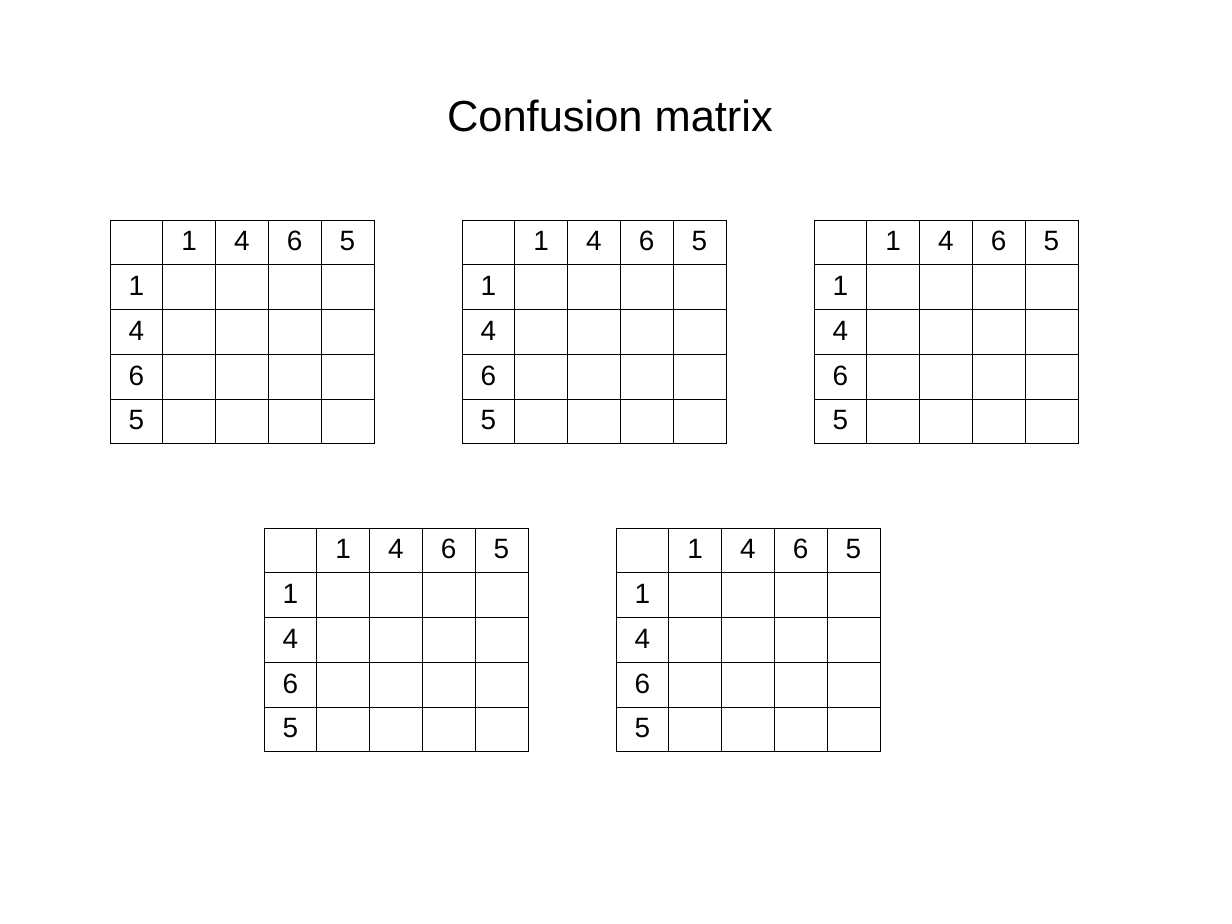
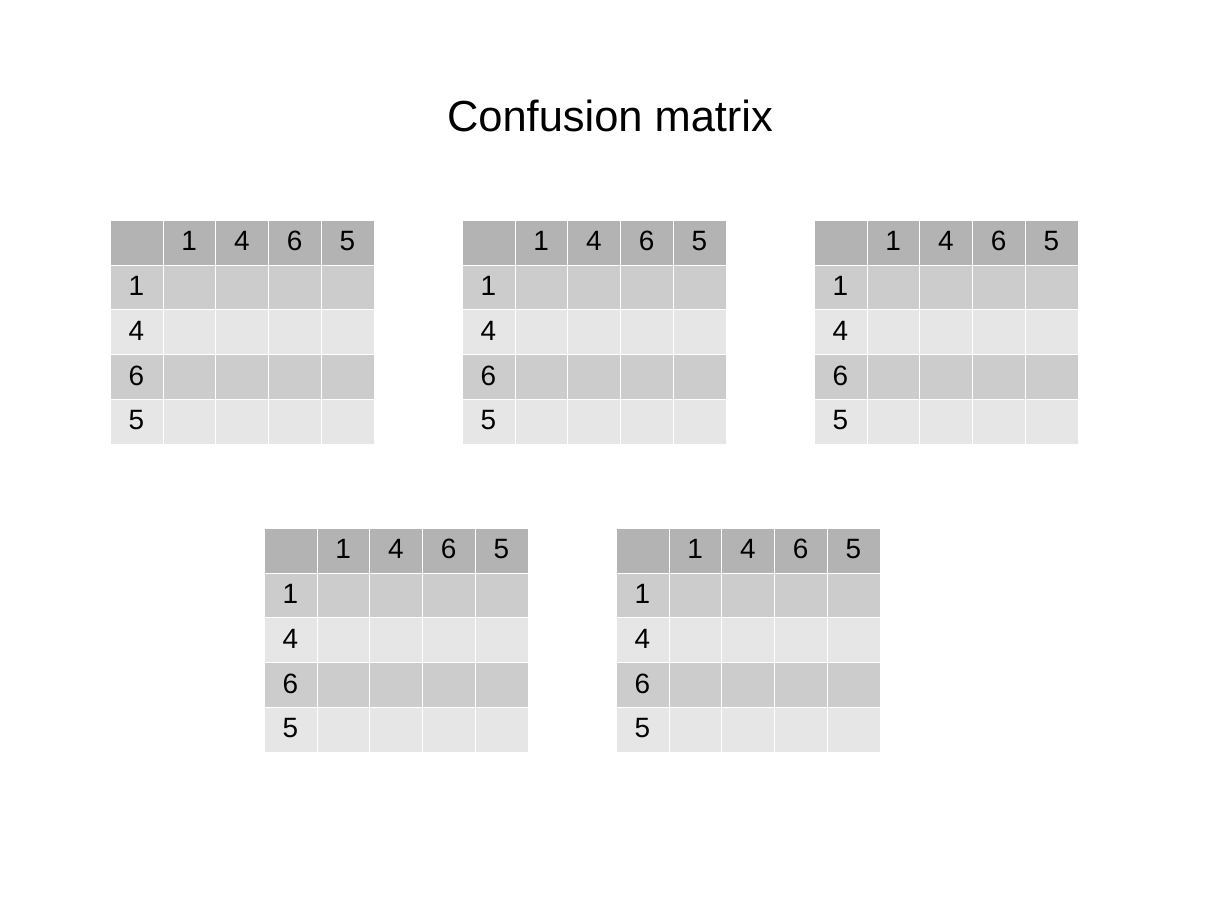
Before and after one commit to HannahSyrek/MTAnalysisOfCGMCurves, a slide deck: slide 5 of presentations/presentation_24_04_18.odp. Drawn at 1232x924 pixels with LibreOffice and Linux fonts; fonts in the diff are those of the drawing. Boxes give left, top, right and bottom in pixels: in the first picture for what was removed or moved away, otherwise in the second. Text is boxed around its words. In the diff, an @@ line names an element or a change of style, - is before the commit and + after.

```diff
--- a/presentations/presentation_24_04_18.odp
+++ b/presentations/presentation_24_04_18.odp
@@ table at (110,220,372,440) @@
@@ fill none to #B3B3B3 in 4 cells @@
@@ fill none to #CCCCCC in 2 cells @@
@@ fill none to #E6E6E6 in 2 cells @@
@@ borders changed @@
@@ table at (462,220,724,440) @@
@@ fill none to #B3B3B3 in 4 cells @@
@@ fill none to #CCCCCC in 2 cells @@
@@ fill none to #E6E6E6 in 2 cells @@
@@ borders changed @@
@@ table at (814,220,1077,563) @@
@@ fill none to #B3B3B3 in 4 cells @@
@@ fill none to #CCCCCC in 2 cells @@
@@ fill none to #E6E6E6 in 2 cells @@
@@ borders changed @@
@@ table at (264,528,527,748) @@
@@ fill none to #B3B3B3 in 4 cells @@
@@ fill none to #CCCCCC in 2 cells @@
@@ fill none to #E6E6E6 in 2 cells @@
@@ borders changed @@
@@ table at (616,528,879,748) @@
@@ fill none to #B3B3B3 in 4 cells @@
@@ fill none to #CCCCCC in 2 cells @@
@@ fill none to #E6E6E6 in 2 cells @@
@@ borders changed @@
```
Also in this commit, not shown: 1 other slide changed, 51 other files.
